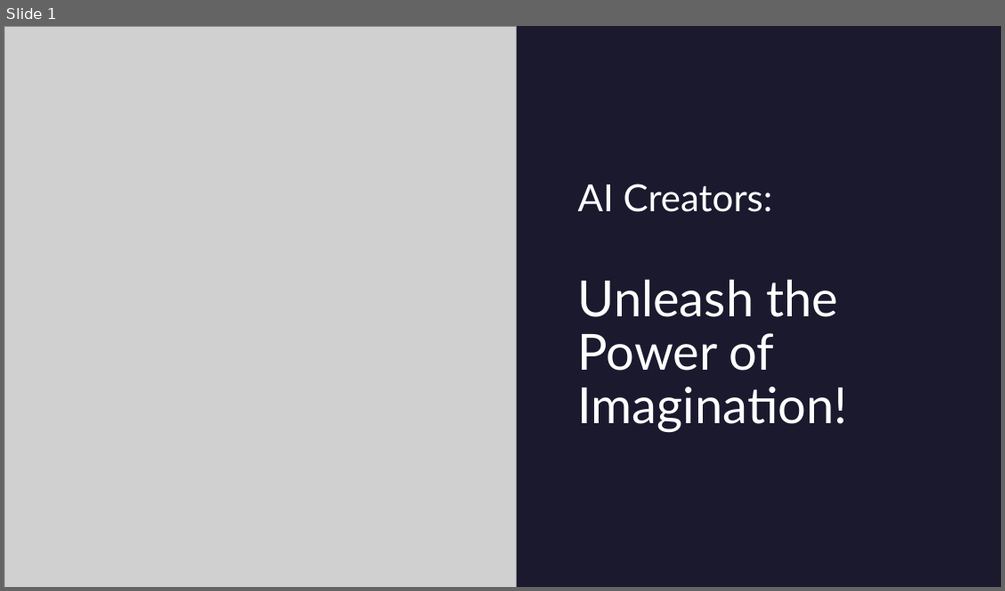
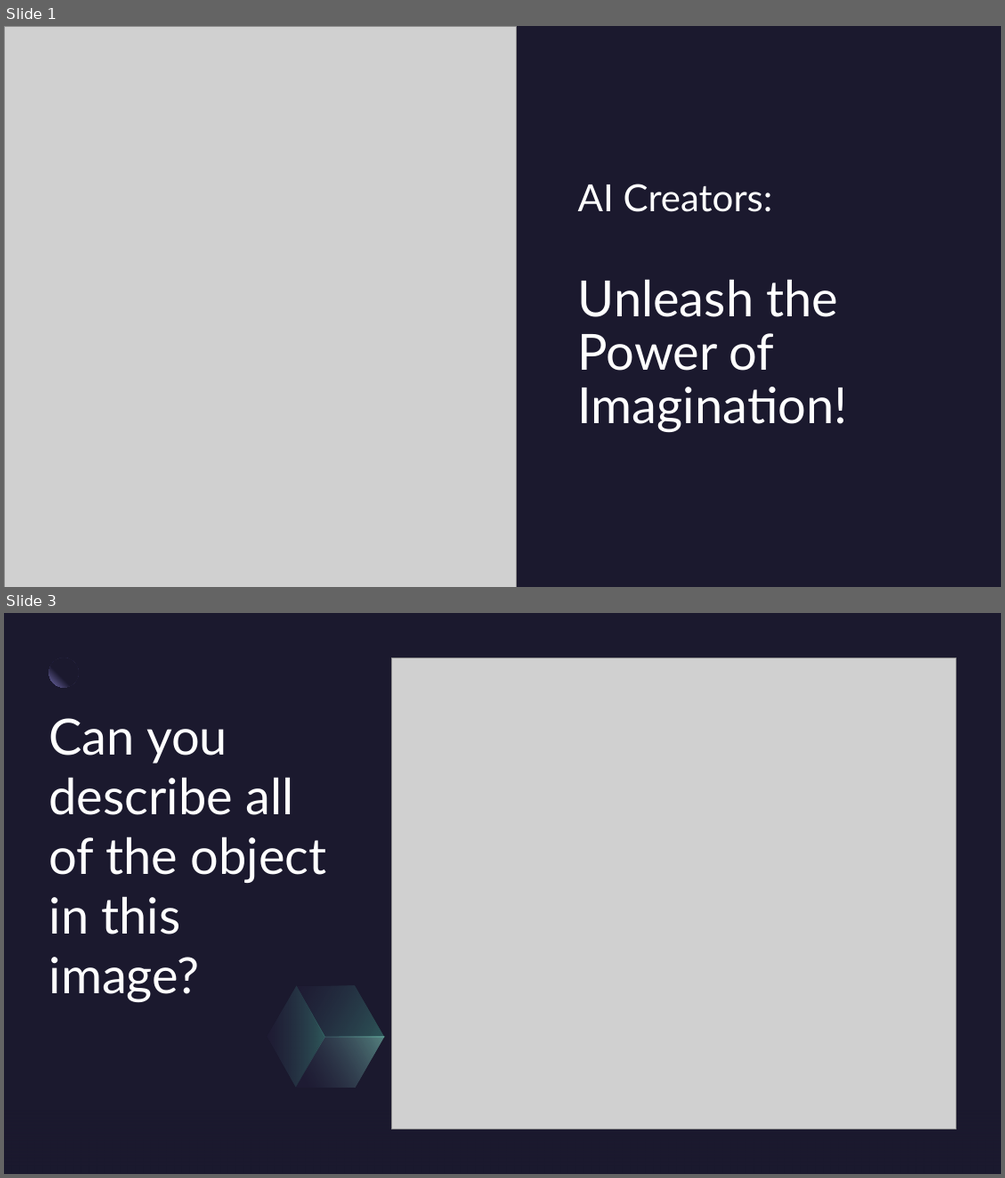
Before and after one commit to dseefeld/microbit, a slide deck: AICreators-JamestownEvent.pptx. Shown one above the other, each under a label of ours: slide 1 before the commit, slides 1 and 3 after it; the slides between them are not shown. The pictures are 1005x591 and 1005x1178 pixels, drawn with LibreOffice and Linux fonts; fonts in the diff are those of the drawing; grey boxes stand for pictures. Boxes give left, top, right and bottom in pixels: in the first picture for what was removed or moved away, otherwise in the second. Text is boxed around its words. In the diff, an @@ line names an element or a change of style, - is before the commit and + after.

Commit message:
Upload image intro

```diff
--- a/AICreators-JamestownEvent.pptx
+++ b/AICreators-JamestownEvent.pptx
@@ slide 3 added at (4,613,1001,1174), background #1B192E @@
@@ rectangle added at (4,613,1001,1174), fill #1B192E @@
@@ ellipse added at (48,657,78,687), fill gradient #1B192E to #7771B2 @@
@@ picture added at (392,657,956,1129) @@
@@ title added at (49,718,327,1003), 48 pt, text #FFFFFF @@
+Can you describe all of the object in this image?
@@ freeform shape added at (253,986,340,1087), fill gradient #2C284A to #5BEFC1 @@
@@ freeform shape added at (282,960,399,1063), fill gradient #2C284A to #5BEFC1 @@
@@ freeform shape added at (296,1012,385,1113), fill gradient #2C284A to #92F4D6 @@
@@ rectangle added at (4,1085,1001,1174), fill gradient #1B192E @@
```
Also in this commit, not shown: 5 other slides added.
